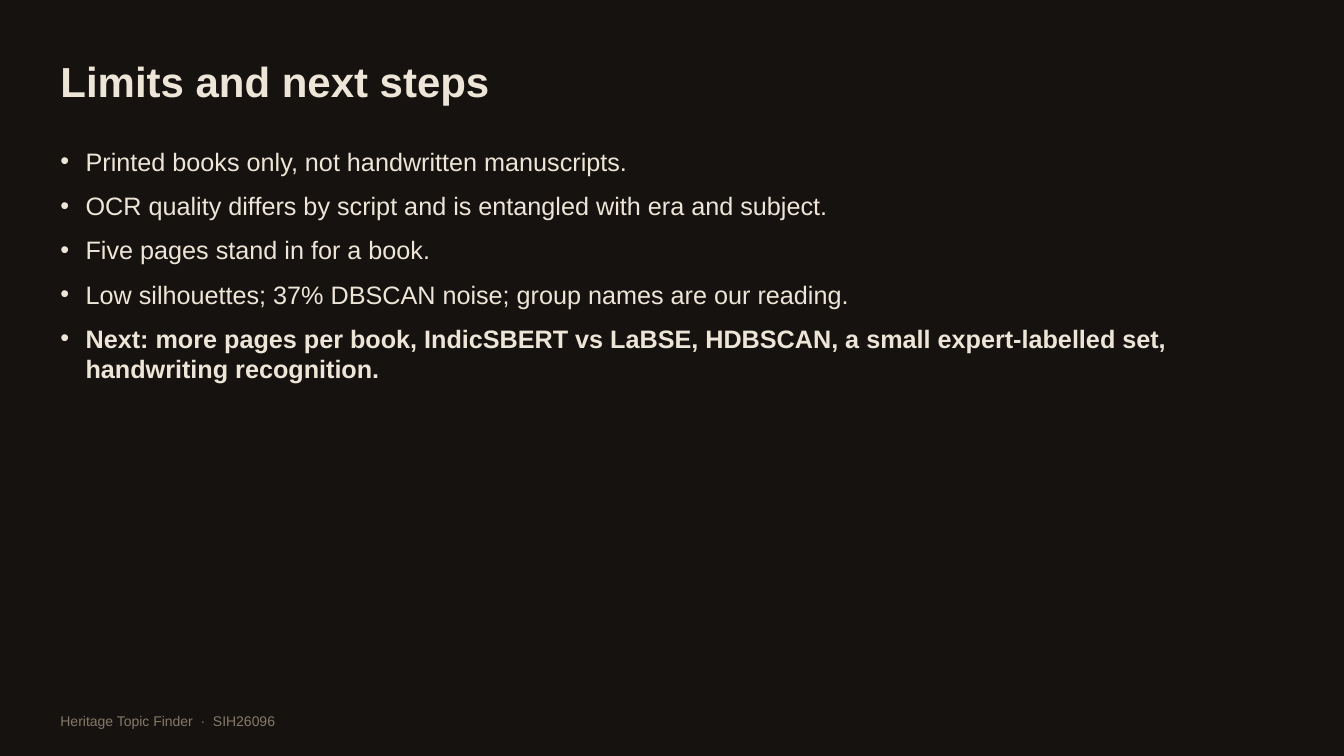
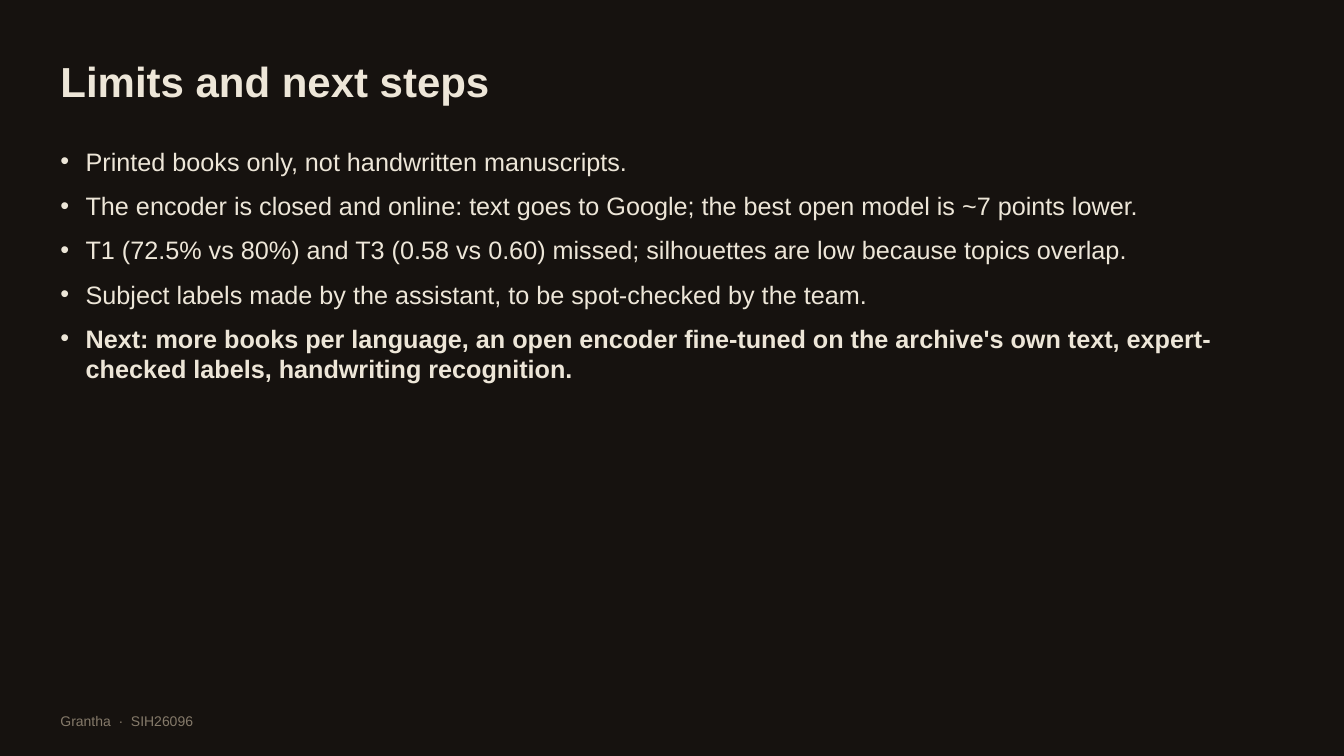
Before and after one commit to rohannes64/Grantha-Heritage-Tracker, a slide deck: slide 15 of docs/Grantha_Deck.pptx (slide 16 before the commit). Drawn at 1344x756 pixels with LibreOffice and Linux fonts; fonts in the diff are those of the drawing. Boxes give left, top, right and bottom in pixels: in the first picture for what was removed or moved away, otherwise in the second. Text is boxed around its words. In the diff, an @@ line names an element or a change of style, - is before the commit and + after.

```diff
--- a/docs/Grantha_Deck.pptx
+++ b/docs/Grantha_Deck.pptx
@@ text at (x1=86, y1=196, x2=1211, y2=384): text changed @@
-• OCR quality differs by script and is entangled with era and subject.
-• Five pages stand in for a book.
-• Low silhouettes; 37% DBSCAN noise; group names are our reading.
-• Next: more pages per book, IndicSBERT vs LaBSE, HDBSCAN, a small expert-labelled set, handwriting recognition.
+• The encoder is closed and online: text goes to Google; the best open model is ~7 points lower.
+• T1 (72.5% vs 80%) and T3 (0.58 vs 0.60) missed; silhouettes are low because topics overlap.
+• Subject labels made by the assistant, to be spot-checked by the team.
+• Next: more books per language, an open encoder fine-tuned on the archive's own text, expert-checked labels, handwriting recognition.
@@ text at (x1=60, y1=716, x2=193, y2=726): text changed @@
-Heritage Topic Finder · SIH26096
+Grantha · SIH26096
```
Also in this commit, not shown: 10 other slides changed, 5 slides added, 6 slides removed, 14 other files.
